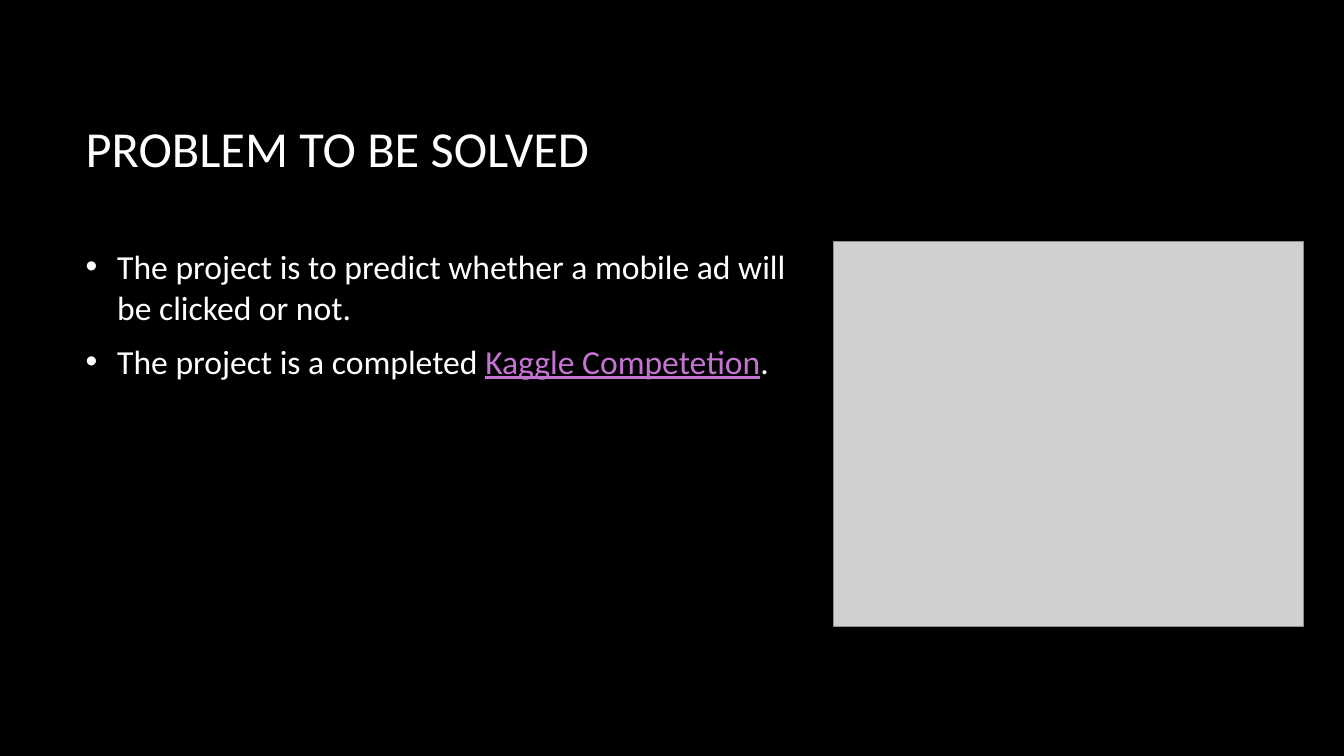
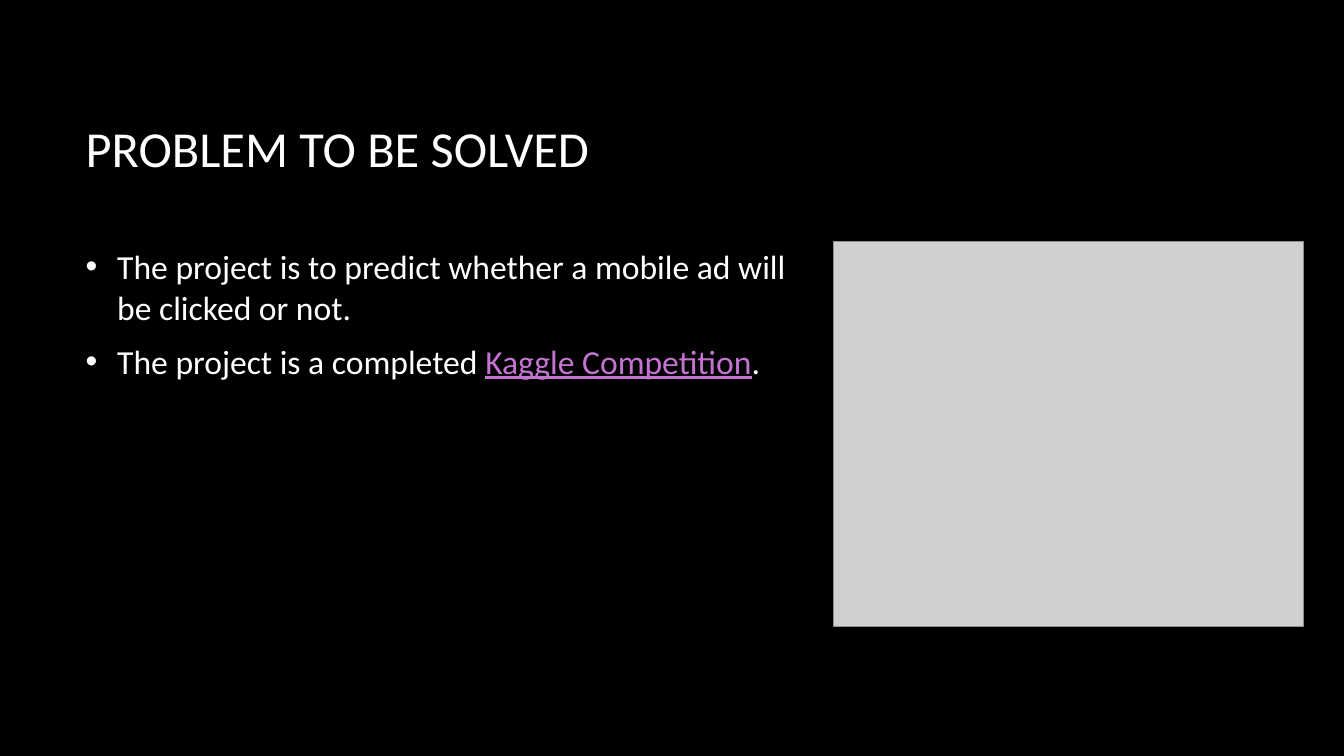
Before and after one commit to ameeshbaxi/data_science_workshop, a slide deck: slide 2 of capstone_project/slides/predict_ctr_abaxi.pptx. Drawn at 1344x756 pixels with LibreOffice and Linux fonts; fonts in the diff are those of the drawing; grey boxes stand for pictures; background and template pictures are left out. Boxes give left, top, right and bottom in pixels: in the first picture for what was removed or moved away, otherwise in the second. Text is boxed around its words. In the diff, an @@ line names an element or a change of style, - is before the commit and + after.

```diff
--- a/capstone_project/slides/predict_ctr_abaxi.pptx
+++ b/capstone_project/slides/predict_ctr_abaxi.pptx
@@ text at <box>117,350,760,380</box>: text changed @@
-• The project is a completed Kaggle Competetion.
+• The project is a completed Kaggle Competition.
```
Also in this commit, not shown: 14 other slides changed, 2 slides added, 1 other file.
